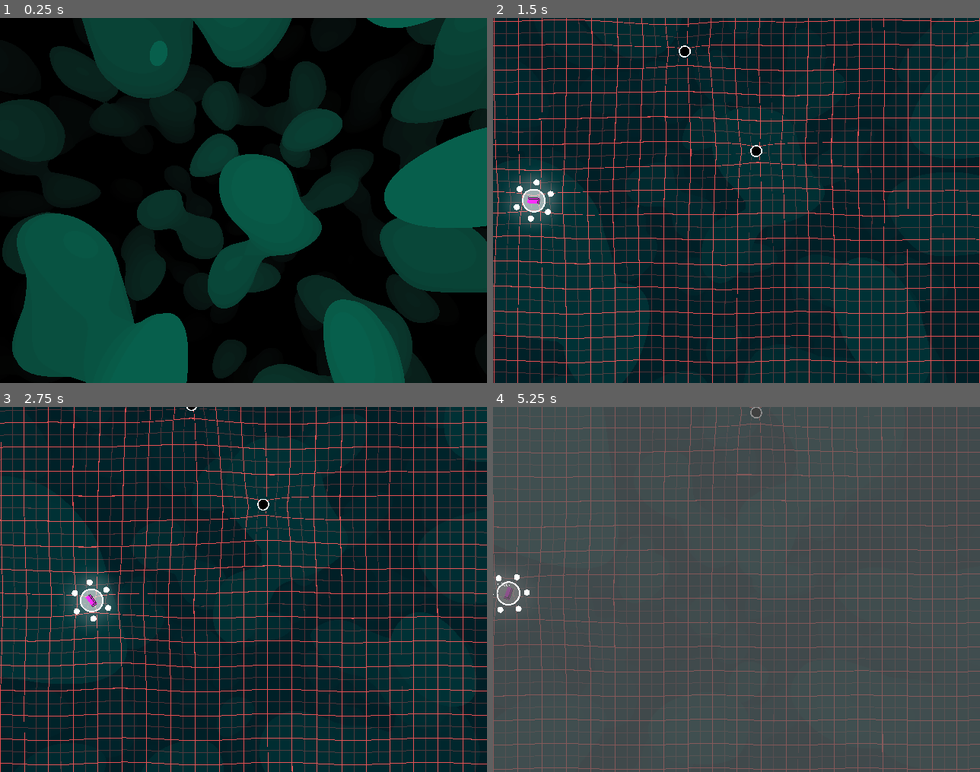
Above: before the commit, frames 1-4 (two rows, left to right).
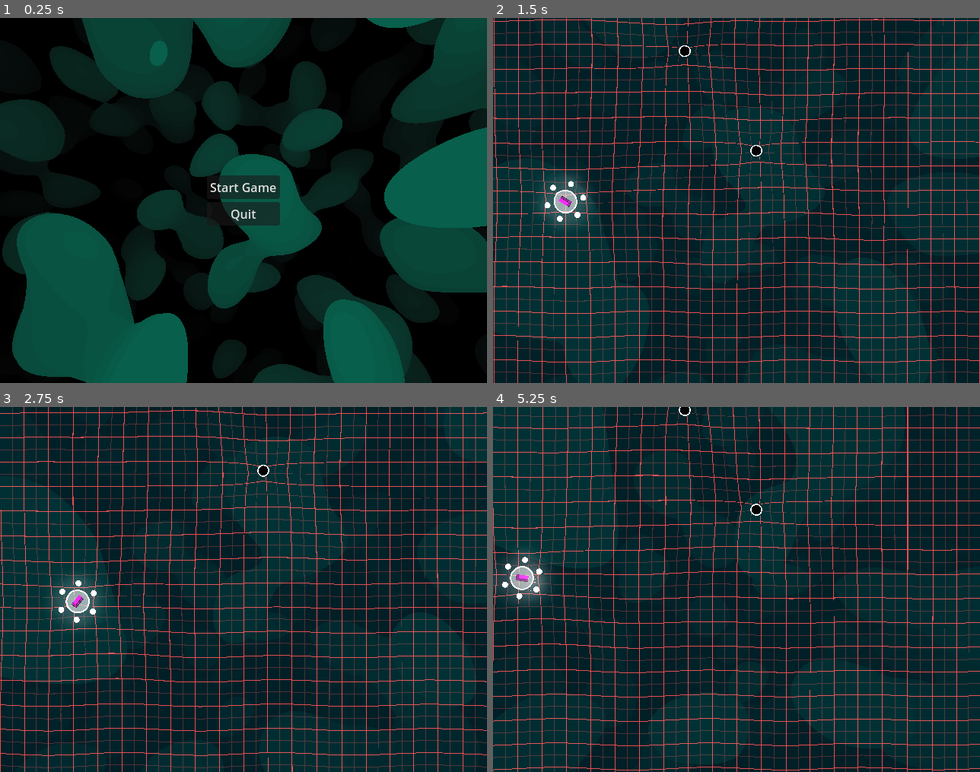
Above: after the commit, the same moments.

Repository: 3xcpy/roguelike-arcade-driving
Game: Godot game, scene res://scenes/main.tscn
Same seed, same stepped clock (60 frames per second), same inputs: the game is played once before the commit and once after it. The engine's default icon, where the game draws it, is replaced by a stand-in: a white triangle on a blue panel in a dark square.
Inputs (mouse positions are in pixels of both pictures, inside the frame that each line leads up to):
- Up to frame 1 (0.25 s): no input
- Up to frame 2 (1.5 s): click (736, 185) at 0.5 s, where only the run after the commit has a clickable "Start Game"; tap Enter (ui_accept) at 1.25, 1.35 s; hold Right (steer_right) from 1.28 s (still down)
- Up to frame 3 (2.75 s): tap Enter (ui_accept) at 1.52, 1.82, 2.27, 2.3, 2.57 s; release Right (steer_right) at 2.03 s; hold Down from 2.03 s (still down); tap Alt at 2.1 s
- Up to frame 4 (5.25 s): release Down at 2.78 s; hold Right (steer_right) 2.78-3.53 s; tap Shift at 2.85 s; tap Enter (ui_accept) at 3.05, 3.6, 3.77, 4.07, 4.52, 4.55, 4.82 s; hold Up 3.53-4.28 s; hold Left (steer_left) 4.28-5 s; tap Alt at 4.35 s; tap Escape (pause) at 4.9 s; click (736, 574) at 5 s, where only the run after the commit has a clickable "Resume"

The runs differ from the first frame. In frame 1, 1.5% of the frame differs, in the area x 43-58%, y 43-57%; in frame 2, 8.6%; in frame 3, 16%; in frame 4, 97%, in the area x 0-100%, y 0-100%.

Commit message:
menus have buttons and more functionality now

Diff:
--- a/scenes/main_menu.tscn
+++ b/scenes/main_menu.tscn
@@ -27,3 +27,28 @@
 anchor_bottom = 1.0
 grow_horizontal = 2
 grow_vertical = 2
+
+[node name="VBoxContainer" type="VBoxContainer" parent="."]
+layout_mode = 1
+anchors_preset = 8
+anchor_left = 0.5
+anchor_top = 0.5
+anchor_right = 0.5
+anchor_bottom = 0.5
+offset_left = -20.0
+offset_top = -20.0
+offset_right = 20.0
+offset_bottom = 20.0
+grow_horizontal = 2
+grow_vertical = 2
+
+[node name="PlayButton" type="Button" parent="VBoxContainer"]
+layout_mode = 2
+text = "Start Game"
+
+[node name="QuitButton" type="Button" parent="VBoxContainer"]
+layout_mode = 2
+text = "Quit"
+
+[connection signal="button_up" from="VBoxContainer/PlayButton" to="." method="_on_play_button_button_up"]
+[connection signal="button_up" from="VBoxContainer/QuitButton" to="." method="_on_quit_button_button_up"]
--- a/scenes/pause_menu.tscn
+++ b/scenes/pause_menu.tscn
@@ -21,3 +21,28 @@
 grow_horizontal = 2
 grow_vertical = 2
 color = Color(0.36078432, 0.36078432, 0.36078432, 0.4509804)
+
+[node name="VBoxContainer" type="VBoxContainer" parent="."]
+layout_mode = 1
+anchors_preset = 8
+anchor_left = 0.5
+anchor_top = 0.5
+anchor_right = 0.5
+anchor_bottom = 0.5
+offset_left = -35.0
+offset_top = -21.5
+offset_right = 35.0
+offset_bottom = 21.5
+grow_horizontal = 2
+grow_vertical = 2
+
+[node name="ResumeButton" type="Button" parent="VBoxContainer"]
+layout_mode = 2
+text = "Resume"
+
+[node name="QuitToMenuButton" type="Button" parent="VBoxContainer"]
+layout_mode = 2
+text = "Quit to Menu"
+
+[connection signal="button_up" from="VBoxContainer/ResumeButton" to="." method="_on_resume_button_button_up"]
+[connection signal="button_up" from="VBoxContainer/QuitToMenuButton" to="." method="_on_quit_to_menu_button_button_up"]
--- a/scenes/ui_layer.tscn
+++ b/scenes/ui_layer.tscn
@@ -1,8 +1,4 @@
-[gd_scene load_steps=2 format=3 uid="uid://dv5b0tvp5gwwy"]
-
-[ext_resource type="PackedScene" uid="uid://ooieugeebd34" path="res://scenes/pause_menu.tscn" id="1_w83ab"]
+[gd_scene format=3 uid="uid://dv5b0tvp5gwwy"]
 
 [node name="UILayer" type="CanvasLayer"]
 layer = -1
-
-[node name="PauseMenu" parent="." instance=ExtResource("1_w83ab")]
--- a/scripts/main.gd
+++ b/scripts/main.gd
@@ -10,14 +10,25 @@
 
 
 func _ready() -> void:
-	main_menu = main_menu_scene.instantiate()
-	$UILayer.add_child(main_menu)
-	main_menu.connect("start_game", start_game)
+	create_main_menu()
 
 
 func start_game() -> void:
 	stage = stage_scene.instantiate()
+	add_child(stage)
 	pause_menu = pause_menu_scene.instantiate()
-	add_child(stage)
 	$UILayer.add_child(pause_menu)
+	pause_menu.connect("quit_to_menu", quit_to_menu)
 	main_menu.queue_free()
+
+
+func quit_to_menu() -> void:
+	stage.queue_free()
+	pause_menu.queue_free()
+	create_main_menu()
+
+
+func create_main_menu() -> void:
+	main_menu = main_menu_scene.instantiate()
+	$UILayer.add_child(main_menu)
+	main_menu.connect("start_game", start_game)
--- a/scripts/main_menu.gd
+++ b/scripts/main_menu.gd
@@ -6,3 +6,10 @@
 func _process(_delta: float) -> void:
 	if Input.is_action_just_pressed("ui_accept"):
 		start_game.emit()
+
+
+func _on_quit_button_button_up() -> void:
+	get_tree().quit()
+
+func _on_play_button_button_up() -> void:
+	start_game.emit()
--- a/scripts/pause_menu.gd
+++ b/scripts/pause_menu.gd
@@ -1,9 +1,26 @@
 class_name PauseMenu extends Control
+
+signal quit_to_menu
 
 var paused := false
 
 func _process(_delta: float) -> void:
 	if Input.is_action_just_pressed("pause"):
 		paused = !paused
-		get_tree().paused = paused
-		visible = paused
+		update_state()
+
+
+func update_state() -> void:
+	get_tree().paused = paused
+	visible = paused
+
+
+func _on_quit_to_menu_button_button_up() -> void:
+	paused = false
+	update_state()
+	quit_to_menu.emit()
+
+
+func _on_resume_button_button_up() -> void:
+	paused = false
+	update_state()
